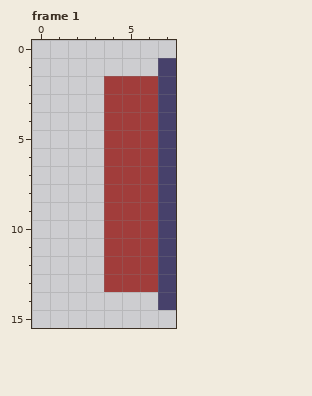
Two versions of one pixel-art file, Assets/Buttons/Vertical.ase. Above is the file before it was changed.
8x16 pixels, 2 frames. Shown: frame 1. The commit also changed other frames, which this record leaves out.
And afterwards:
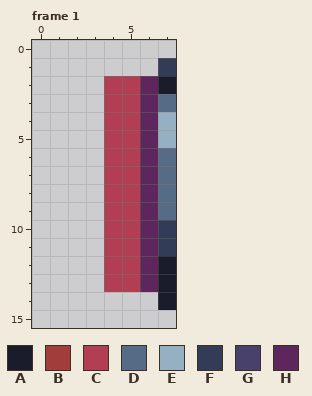
Palette (. is transparent): A #1a1c2c  B #a13d3b  C #b13e53  D #566c86  E #94b0c2  F #333c57  G #47416b  H #5d275d
The exact change:
Changed rows in their new state; - is an unchanged pixel.
Frame 1:
first column x 4:
 1 ---F
 2 CCHA
 3 CCHD
 4 CCHE
 5 CCHE
 6 CCHD
 7 CCHD
 8 CCHD
 9 CCHD
10 CCHF
11 CCHF
12 CCHA
13 CCHA
14 ---A
Boxes around the changes in both pictures, in picture pixels (x1, y1, x2, y2):
changed: (104, 58, 176, 310)
